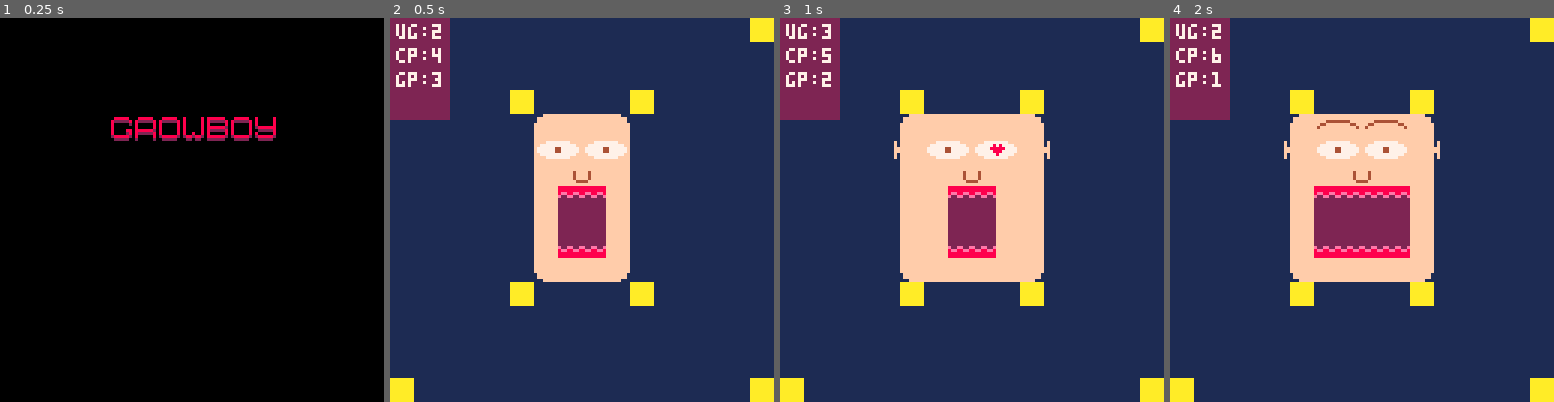
Above: before the commit, frames 1-4 (left to right).
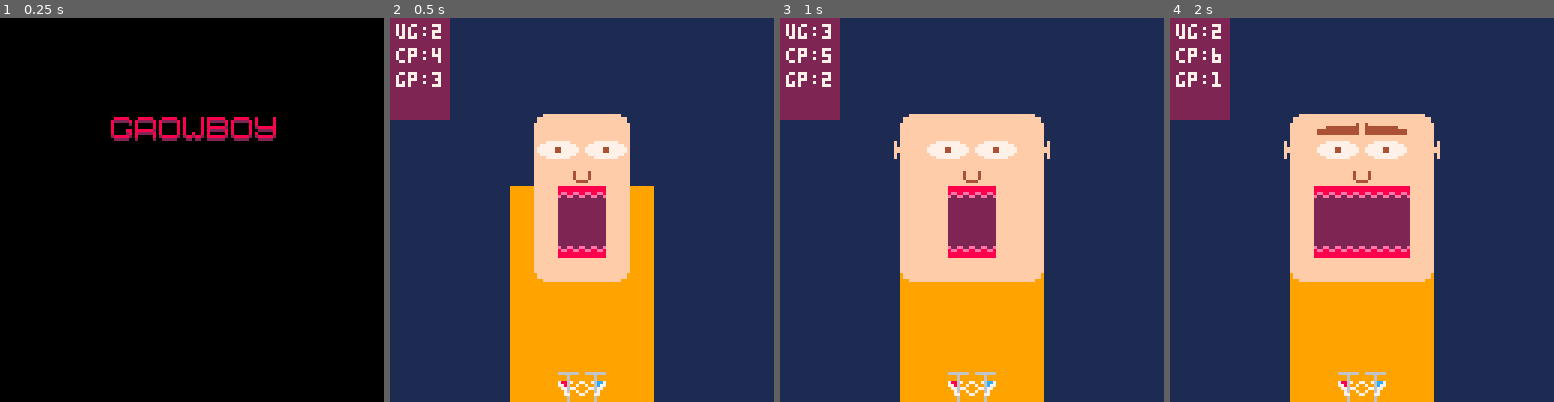
Above: after the commit, the same moments.

Repository: ctang18/growboy
Game: PICO-8 cartridge growboy.p8
Two runs of this game, one before a commit and one after it. Both use one fixed random seed, a clock stepped at 60 frames per second and the inputs below.
Inputs:
- Up to frame 1 (0.25 s): no input
- Up to frame 2 (0.5 s): tap X (X key) at 0.33 s
- Up to frame 3 (1 s): tap O (Z key) at 0.7 s
- Up to frame 4 (2 s): tap X (X key) at 1.07, 1.85 s; hold Right from 1.6 s (still down); tap O (Z key) at 1.7 s

Frame 1 is identical in both runs. In frame 2, 17% of the frame differs, in the area x 0-100%, y 0-100%; in frame 3, 14%; in frame 4, 14%.

Commit message:
Begin player character development

Diff:
--- a/growboy.p8
+++ b/growboy.p8
@@ -3,8 +3,6 @@
 __lua__
 -- growboy
 -- christopher tang
-
---todo: change dx,dy to fx,fy
 
 -- constants
 c_btnl=0
@@ -29,19 +27,22 @@
  {26},             --mouth
  {2,3,4,5},        --teeth
  {32,33},          --nose
- {27},             --eye
- {48,49,50,51}, --pupil
- {12,13},          --ear
+ {27,29},          --eye
+ {48,49},          --pupil
+ {12,13,14,15},    --ear
  {8,10},           --eyebrow
- {24,25}           --dimples
+ {24,25},          --dimples
+ {},               --chin
+ {},               --hair
+ {}                --wrinkles
 }
 
 --todo: cross check this
 --      table for alternate
 --      dimensions
 --todo: setup key-value pairs
-c_dim={
- {}
+c_dim_w={
+ [34]=2
 }
 
 total_p=#c_spr
@@ -54,6 +55,7 @@
 ap={}
 food_l={} food_r={}
 ug={} cp={} gp={}
+boys={}
 
 debug=2
 
@@ -68,6 +70,7 @@
  cp={2,3,4,5}
  gp={6,7,8}
  reset_food()
+ init_boys()
 
 	game.t=0
 	game.updt = updt_menu
@@ -101,15 +104,32 @@
 end
 
 --todo: mirror flag?
-function make_p(x,y,w,h,st,ps,dx,dy)
+function make_p(x,y,w,h,st,ps,fx,fy)
  local p = {}
- local off = flr(w/8)%2*4*(dx and -1 or 1)
+ local off = flr(w/8)%2*4*(fx and -1 or 1)
  p.x=x+off p.y=y p.w=w p.h=h
  p.ps=ps
  p.st=st
  p.sw=flr(w/8) p.sh=flr(h/8)
- p.dx=dx  p.dy=dy
+ p.fx=fx  p.fy=fy
  return p
+end
+
+function make_b(x,y,w,h,fx,cl)
+ local b = {}
+ b.x=x b.y=y b.w=w b.h=h
+ b.f1=72
+ b.f2=73
+ b.sw=flr(w/8) b.sh=flr(h/8)
+ b.fx=fx
+ b.cl=cl
+ b.pushing=0
+ return b
+end
+
+function init_boys()
+ add(boys,make_b(c7,c14,c1,c2,c_l,8))
+ add(boys,make_b(c8,c14,c1,c2,c_r,12))
 end
 
 function updt_menu()
@@ -183,12 +203,13 @@
  draw_bg()
  draw_pl()
  draw_food()
+ draw_boys()
  draw_hud()
  draw_debug()
 end
 
 function draw_bg()
- map(16,0,0,0,16,16)
+ map(32,0,0,0,16,16)
 end
 
 function draw_pl()
@@ -220,29 +241,46 @@
  pal()
 end
 
---todo: draw based on pixels
 function draw_p(p)
  if(p.st==0) then
-  draw_box(p.x,p.y,p.w,p.h,p.ps,p.dx,p.dy)
+  draw_box(p.x,p.y,p.w,p.h,p.ps,p.fx,p.fy)
  elseif(p.st==1) then
-  draw_stamp(p.x,p.y,p.sw,p.sh,p.ps,p.dx,p.dy)
- end
-end
-
-function draw_box(x0,y0,w,h,ps,dx,dy)
+  draw_stamp(p.x,p.y,p.sw,p.sh,p.ps,p.fx,p.fy)
+ end
+end
+
+function draw_box(x0,y0,w,h,ps,fx,fy)
  for x=x0,(x0+w-8),8 do
   for y=y0,(y0+h-8),8 do
- 	 spr(ps,x,y,1,1,dx,dy)
+ 	 spr(ps,x,y,1,1,fx,fy)
  	end
  end
 
 end
 
-function draw_stamp(x,y,w,h,ps,dx,dy)
- spr(ps,x,y,w,h,dx,dy)
+--todo: cross check alt dimention
+function draw_stamp(x,y,w,h,ps,fx,fy)
+-- if(c_dim_w[ps]~=nil) then
+--  local off =x+(w-c_dim_w[ps])*8
+--  spr(ps,off,y,c_dim_w[ps],h,fx,fy)
+-- else
+  spr(ps,x,y,w,h,fx,fy)
+-- end
 end
 
 function draw_food()
+end
+
+function draw_boys()
+ for b in all(boys) do
+  pal(8,b.cl)
+  if(b.pushing>0) then
+   spr(b.f2,b.x,b.y,b.sw,b.sh,b.fx)
+  else
+   spr(b.f1,b.x,b.y,b.sw,b.sh,b.fx)
+  end
+  pal()
+ end
 end
 
 function draw_hud()
@@ -342,7 +380,7 @@
  pl.w+=16
  if #ap[6] > 0 then
   for p in all(ap[6]) do
-   p.x+= (p.dx and 8 or -8)
+   p.x+= (p.fx and 8 or -8)
   end
  end
 end
@@ -364,12 +402,11 @@
 function grow_mouth_h()
  ap[1][1].h+=8
  for te in all(ap[2]) do
-  if(te.dy==c_b) then
+  if(te.fy==c_b) then
    te.y+=8
   end
  end
 end
-
 
 --limit sidegrades?
 function calc_sg()
@@ -401,9 +438,10 @@
  add(ap[6],make_p(lr,c5,c1,c1,1,12,c_r))
 end
 
+--todo: mirror certain sprites
 function change_p(id)
+ local ps = rnd_spr(id)
  for p in all(ap[id]) do
-  local ps = rnd_spr(id)
   p.ps=ps
  end
 end
@@ -554,22 +592,22 @@
 0000000000000000000000000000000000000000000000000000000000000000000000000000000000000000000000000000000000000000000000000000000000000000000000000000000000000000000000000000000000000000000000000000000000000000000000000000000000000000000000000000000000000000
 0000000000000000000000000000000000000000000000000000000000000000000000000000000000000000000000000000000000000000000000000000000000000000000000000000000000000000000000000000000000000000000000000000000000000000000000000000000000000000000000000000000000000000
 __map__
-0000000000000000000000000000000061606060606060606060606060606061460000000000000000000000000000000000000000000000000000000000000000000000000000000000000000000000000000000000000000000000000000000000000000000000000000000000000000000000000000000000000000000000
-0000000000000000000000000000000060606060606060606060606060606060460000000000000000000000000000000000000000000000000000000000000000000000000000000000000000000000000000000000000000000000000000000000000000000000000000000000000000000000000000000000000000000000
-0000000000000000000000000000000060606060606060606060606060606060000000000000000000000000000000000000000000000000000000000000000000000000000000000000000000000000000000000000000000000000000000000000000000000000000000000000000000000000000000000000000000000000
-0000000000000000000000000000000060606060606160606060616060606060000000000000000000000000000000000000000000000000000000000000000000000000000000000000000000000000000000000000000000000000000000000000000000000000000000000000000000000000000000000000000000000000
-0000000000000000000000000000000060606060606060606060606060606060000000000000000000000000000000000000000000000000000000000000000000000000000000000000000000000000000000000000000000000000000000000000000000000000000000000000000000000000000000000000000000000000
-0000000000000000000000000000000060606060606060606060606060606060000000000000000000000000000000000000000000000000000000000000000000000000000000000000000000000000000000000000000000000000000000000000000000000000000000000000000000000000000000000000000000000000
-0000000000000000000000000000000060606060606060606060606060606060000000000000000000000000000000000000000000000000000000000000000000000000000000000000000000000000000000000000000000000000000000000000000000000000000000000000000000000000000000000000000000000000
-0000000000000000000000000000000060606060606060606060606060606060000000000000000000000000000000000000000000000000000000000000000000000000000000000000000000000000000000000000000000000000000000000000000000000000000000000000000000000000000000000000000000000000
-0000000000000000000000000000000060606060606060606060606060606060000000000000000000000000000000000000000000000000000000000000000000000000000000000000000000000000000000000000000000000000000000000000000000000000000000000000000000000000000000000000000000000000
-0000000000000000000000000000000060606060606060606060606060606060460000000000000000000000000000000000000000000000000000000000000000000000000000000000000000000000000000000000000000000000000000000000000000000000000000000000000000000000000000000000000000000000
-0000000000000000000000000000000060606060606060606060606060606060460000000000000000000000000000000000000000000000000000000000000000000000000000000000000000000000000000000000000000000000000000000000000000000000000000000000000000000000000000000000000000000000
-0000000000000000000000000000000060606060606160606060616060606060460000000000000000000000000000000000000000000000000000000000000000000000000000000000000000000000000000000000000000000000000000000000000000000000000000000000000000000000000000000000000000000000
-0000000000000000000000000000000060606060606060606060606060606060460000000000000000000000000000000000000000000000000000000000000000000000000000000000000000000000000000000000000000000000000000000000000000000000000000000000000000000000000000000000000000000000
-0000000000000000000000000000000060606060606060606060606060606060460000000000000000000000000000000000000000000000000000000000000000000000000000000000000000000000000000000000000000000000000000000000000000000000000000000000000000000000000000000000000000000000
-0000000000000000000000000000000060606060606060606060606060606060460000000000000000000000000000000000000000000000000000000000000000000000000000000000000000000000000000000000000000000000000000000000000000000000000000000000000000000000000000000000000000000000
-0000000000000000000000000000000061606060606060606060606060606061460000000000000000000000000000000000000000000000000000000000000000000000000000000000000000000000000000000000000000000000000000000000000000000000000000000000000000000000000000000000000000000000
+0000000000000000000000000000000061606060606060606060606060606061606060606060606060606060606060600000000000000000000000000000000000000000000000000000000000000000000000000000000000000000000000000000000000000000000000000000000000000000000000000000000000000000
+0000000000000000000000000000000060606060606060606060606060606060606060606060606060606060606060600000000000000000000000000000000000000000000000000000000000000000000000000000000000000000000000000000000000000000000000000000000000000000000000000000000000000000
+0000000000000000000000000000000060606060606060606060606060606060606060606060606060606060606060600000000000000000000000000000000000000000000000000000000000000000000000000000000000000000000000000000000000000000000000000000000000000000000000000000000000000000
+0000000000000000000000000000000060606060606160606060616060606060606060606060606060606060606060600000000000000000000000000000000000000000000000000000000000000000000000000000000000000000000000000000000000000000000000000000000000000000000000000000000000000000
+0000000000000000000000000000000060606060606060606060606060606060606060606060606060606060606060600000000000000000000000000000000000000000000000000000000000000000000000000000000000000000000000000000000000000000000000000000000000000000000000000000000000000000
+0000000000000000000000000000000060606060606060606060606060606060606060606060606060606060606060600000000000000000000000000000000000000000000000000000000000000000000000000000000000000000000000000000000000000000000000000000000000000000000000000000000000000000
+0000000000000000000000000000000060606060606060606060606060606060606060606060606060606060606060600000000000000000000000000000000000000000000000000000000000000000000000000000000000000000000000000000000000000000000000000000000000000000000000000000000000000000
+0000000000000000000000000000000060606060606060606060606060606060606060606062626262626260606060600000000000000000000000000000000000000000000000000000000000000000000000000000000000000000000000000000000000000000000000000000000000000000000000000000000000000000
+0000000000000000000000000000000060606060606060606060606060606060606060606062626262626260606060600000000000000000000000000000000000000000000000000000000000000000000000000000000000000000000000000000000000000000000000000000000000000000000000000000000000000000
+0000000000000000000000000000000060606060606060606060606060606060606060606062626262626260606060600000000000000000000000000000000000000000000000000000000000000000000000000000000000000000000000000000000000000000000000000000000000000000000000000000000000000000
+0000000000000000000000000000000060606060606060606060606060606060606060606062626262626260606060600000000000000000000000000000000000000000000000000000000000000000000000000000000000000000000000000000000000000000000000000000000000000000000000000000000000000000
+0000000000000000000000000000000060606060606160606060616060606060606060606062626262626260606060600000000000000000000000000000000000000000000000000000000000000000000000000000000000000000000000000000000000000000000000000000000000000000000000000000000000000000
+0000000000000000000000000000000060606060606060606060606060606060606060606062626262626260606060600000000000000000000000000000000000000000000000000000000000000000000000000000000000000000000000000000000000000000000000000000000000000000000000000000000000000000
+0000000000000000000000000000000060606060606060606060606060606060606060606062626262626260606060600000000000000000000000000000000000000000000000000000000000000000000000000000000000000000000000000000000000000000000000000000000000000000000000000000000000000000
+0000000000000000000000000000000060606060606060606060606060606060606060606062626262626260606060600000000000000000000000000000000000000000000000000000000000000000000000000000000000000000000000000000000000000000000000000000000000000000000000000000000000000000
+0000000000000000000000000000000061606060606060606060606060606061606060606062626262626260606060600000000000000000000000000000000000000000000000000000000000000000000000000000000000000000000000000000000000000000000000000000000000000000000000000000000000000000
 0000000000000000000000000000000046464646464646464646464646464646460000000000000000000000000000000000000000000000000000000000000000000000000000000000000000000000000000000000000000000000000000000000000000000000000000000000000000000000000000000000000000000000
 0000000000000000000000000000000000000000000000000000000000000000000000000000000000000000000000000000000000000000000000000000000000000000000000000000000000000000000000000000000000000000000000000000000000000000000000000000000000000000000000000000000000000000
 0000000000000000000000000000000000000000000000000000000000000000000000000000000000000000000000000000000000000000000000000000000000000000000000000000000000000000000000000000000000000000000000000000000000000000000000000000000000000000000000000000000000000000
Not shown, changed: 54 lines of the sprite sheet (__gfx__) section of growboy.p8
